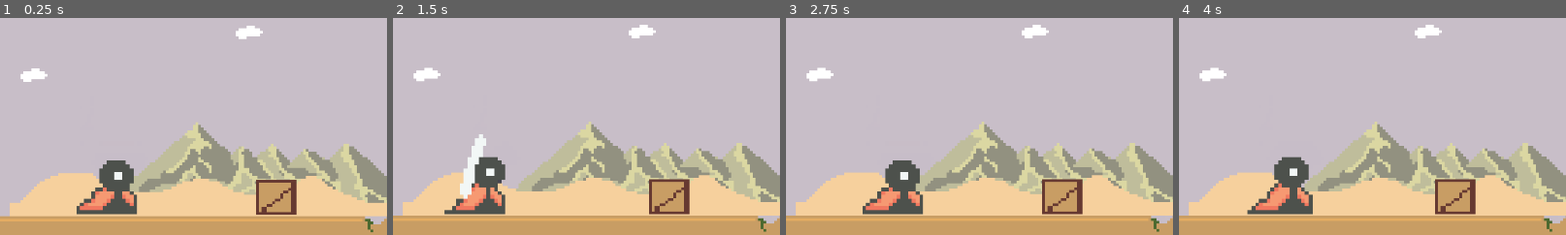
Above: before the commit, frames 1-4 (left to right).
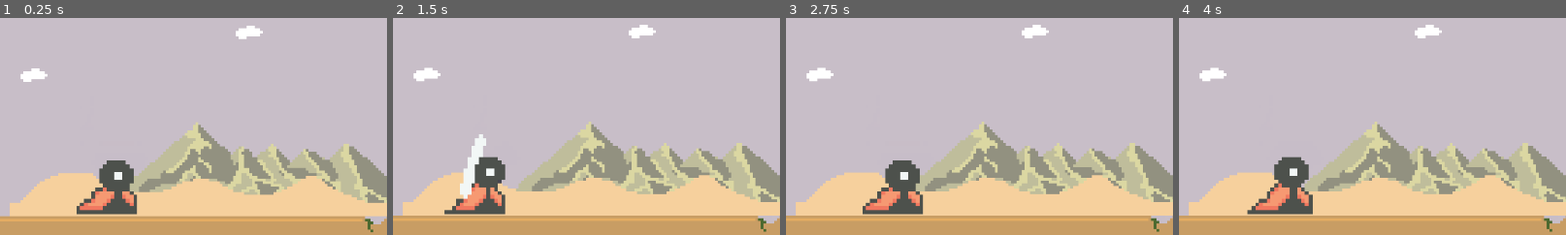
Above: after the commit, the same moments.

Repository: adisagar2003/Rton
Game: Godot game, scene res://Scenes/main.tscn
The game is run twice, just before and just after one commit, with the same random seed, the same clock (stepped at 60 frames per second) and the same inputs.
Inputs:
- Up to frame 1 (0.25 s): no input
- Up to frame 2 (1.5 s): tap Enter at 0.5 s; tap Z (Attack) at 0.6, 1.35 s
- Up to frame 3 (2.75 s): tap Z (Attack) at 2.1 s
- Up to frame 4 (4 s): tap Z (Attack) at 2.85, 3.6 s
The pictures show only the part of the screen within x 2-51%, y 50-100%; the shares and areas given below are measured in that part.

The runs differ from the first frame. In frame 1, 1.7% of the frame differs, in the area x 66-77%, y 74-91%; in frame 2, 1.7%; in frame 3, 1.7%; in frame 4, 1.7%.

Commit message:
Destructible

Diff:
--- a/Scenes/Destructible.tscn
+++ b/Scenes/Destructible.tscn
@@ -1,76 +1,29 @@
-[gd_scene load_steps=9 format=3 uid="uid://bg28kg4cxb1nb"]
-
-[ext_resource type="Texture2D" uid="uid://k8vo8ygog5hy" path="res://Assets/Dungeon Ruins Tileset/Box.png" id="1_xpbs4"]
+[gd_scene load_steps=3 format=3 uid="uid://bg28kg4cxb1nb"]
 
 [sub_resource type="GDScript" id="GDScript_ebrka"]
 resource_name = "Destructible"
 script/source = "extends Node2D
 
-
+@export var health = 10;
 # Called when the node enters the scene tree for the first time.
 func _ready() -> void:
 	pass # Replace with function body.
 
-
 # Called every frame. 'delta' is the elapsed time since the previous frame.
 func _process(delta: float) -> void:
 	pass
+
+func TakeDamage():
+	print(\"I took damage!\")
+	health = health - 5;
 "
 
-[sub_resource type="AtlasTexture" id="AtlasTexture_0fl4n"]
-atlas = ExtResource("1_xpbs4")
-region = Rect2(0, 0, 53, 31)
-
-[sub_resource type="AtlasTexture" id="AtlasTexture_30uce"]
-atlas = ExtResource("1_xpbs4")
-region = Rect2(0, 31, 53, 31)
-
-[sub_resource type="AtlasTexture" id="AtlasTexture_vihqk"]
-atlas = ExtResource("1_xpbs4")
-region = Rect2(0, 62, 53, 31)
-
-[sub_resource type="AtlasTexture" id="AtlasTexture_ewbew"]
-atlas = ExtResource("1_xpbs4")
-region = Rect2(0, 0, 53, 31)
-
-[sub_resource type="SpriteFrames" id="SpriteFrames_g5gw7"]
-animations = [{
-"frames": [{
-"duration": 1.0,
-"texture": SubResource("AtlasTexture_0fl4n")
-}, {
-"duration": 1.0,
-"texture": SubResource("AtlasTexture_30uce")
-}, {
-"duration": 1.0,
-"texture": SubResource("AtlasTexture_vihqk")
-}],
-"loop": true,
-"name": &"Hurt",
-"speed": 5.0
-}, {
-"frames": [{
-"duration": 1.0,
-"texture": SubResource("AtlasTexture_ewbew")
-}],
-"loop": true,
-"name": &"Idle",
-"speed": 5.0
-}]
-
-[sub_resource type="RectangleShape2D" id="RectangleShape2D_7pihb"]
-size = Vector2(16, 13)
+[sub_resource type="RectangleShape2D" id="RectangleShape2D_wnw85"]
 
 [node name="Destructible" type="Node2D"]
 script = SubResource("GDScript_ebrka")
 
-[node name="AnimatedSprite2D" type="AnimatedSprite2D" parent="."]
-position = Vector2(2, -1)
-sprite_frames = SubResource("SpriteFrames_g5gw7")
-animation = &"Idle"
+[node name="Area2D" type="Area2D" parent="."]
 
-[node name="HurtBox" type="Area2D" parent="."]
-
-[node name="CollisionShape2D" type="CollisionShape2D" parent="HurtBox"]
-position = Vector2(-1, -7)
-shape = SubResource("RectangleShape2D_7pihb")
+[node name="CollisionShape2D" type="CollisionShape2D" parent="Area2D"]
+shape = SubResource("RectangleShape2D_wnw85")
--- a/Scenes/Hero.tscn
+++ b/Scenes/Hero.tscn
@@ -86,6 +86,14 @@
 	$Attack/AttackCooldown.start();
 
 	# Start Animation player for hitbox of sword
+
+
+func _on_hit_box_body_entered(body: Node2D) -> void:
+	print(body);
+	if (body.has_method(\"TakeDamage\")):
+		print(\"hitbox done\")
+		body.TakeDamage();
+	pass # Replace with function body.
 "
 
 [sub_resource type="AtlasTexture" id="AtlasTexture_v82ml"]
@@ -251,6 +259,8 @@
 frame_progress = 0.685297
 
 [node name="HitBox" type="Area2D" parent="AnimSprite"]
+disable_mode = 2
+collision_layer = 3
 
 [node name="CollisionShape2D" type="CollisionShape2D" parent="AnimSprite/HitBox"]
 position = Vector2(13.9639, 4.56048)
@@ -277,4 +287,5 @@
 offset = Vector2(100, -54.08)
 zoom = Vector2(4, 4)
 
+[connection signal="body_entered" from="AnimSprite/HitBox" to="." method="_on_hit_box_body_entered"]
 [connection signal="timeout" from="Attack/AttackCooldown" to="." method="_on_attack_cooldown_timeout"]
--- a/Scenes/main.tscn
+++ b/Scenes/main.tscn
@@ -32,4 +32,4 @@
 SPEED = 100.0
 
 [node name="Destructible" parent="TileMapLayer" instance=ExtResource("3_ed76t")]
-position = Vector2(148, 624)
+position = Vector2(118, 613)
